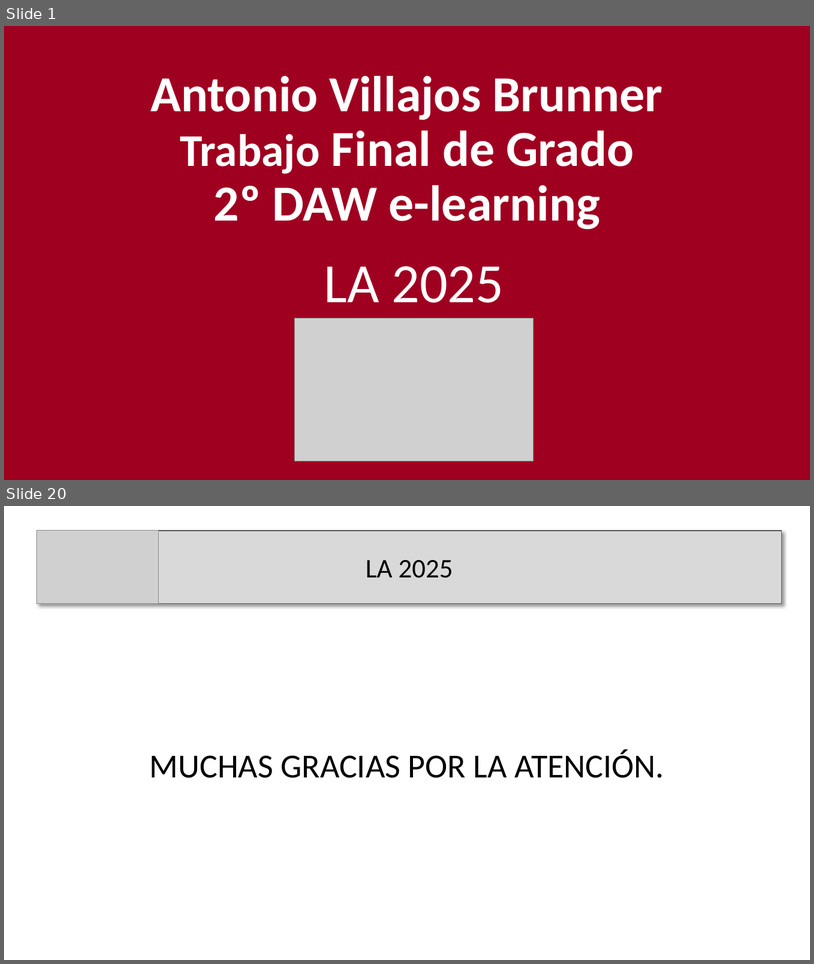
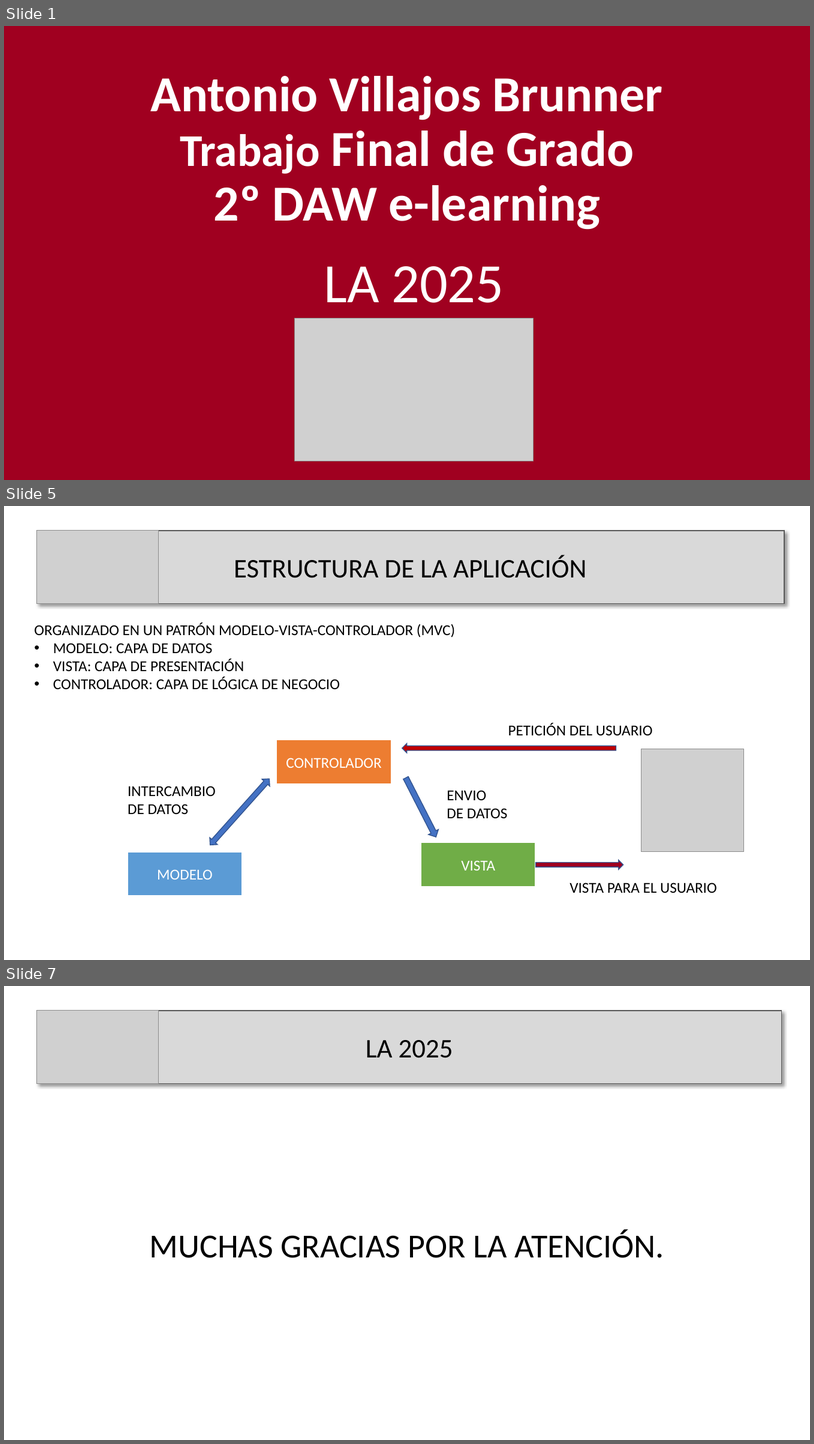
Before and after one commit to anvil555/La2025, a slide deck: Documentacion/Presentacion.pptx. Shown one above the other, each under a label of ours: slides 1 and 20 before the commit, slides 1, 5 and 7 after it; the slides between them are not shown. The pictures are 814x964 and 814x1444 pixels, drawn with LibreOffice and Linux fonts; fonts in the diff are those of the drawing; grey boxes stand for pictures. Boxes give left, top, right and bottom in pixels: in the first picture for what was removed or moved away, otherwise in the second. Text is boxed around its words. In the diff, an @@ line names an element or a change of style, - is before the commit and + after.

```diff
--- a/Documentacion/Presentacion.pptx
+++ b/Documentacion/Presentacion.pptx
@@ slide 5 added at (4, 506, 810, 960), background #FFFFFF @@
@@ rectangle added at (36, 531, 785, 604), fill #D9D9D9, outline #595959 1 pt, 32 pt, text #000000 @@
+ESTRUCTURA DE LA APLICACIÓN
@@ picture added at (36, 531, 158, 604) @@
@@ text added at (34, 622, 455, 689), 18 pt, text #000000 @@
+ORGANIZADO EN UN PATRÓN MODELO-VISTA-CONTROLADOR (MVC)
+• MODELO: CAPA DE DATOS
+• VISTA: CAPA DE PRESENTACIÓN
+• CONTROLADOR: CAPA DE LÓGICA DE NEGOCIO
@@ rectangle added at (277, 739, 392, 784), fill #ED7D31, outline #FFFFFF 1.5 pt, 18 pt, text #FFFFFF @@
+CONTROLADOR
@@ text added at (509, 723, 653, 736), 18 pt, text #000000 @@
+PETICIÓN DEL USUARIO
@@ right arrow added at (402, 743, 617, 752), fill #C00000, outline #325491 1 pt @@
@@ picture added at (642, 748, 744, 852) @@
@@ left right arrow added at (207, 775, 274, 849), fill #4472C4, outline #325491 1 pt @@
@@ right arrow added at (401, 775, 441, 840), fill #4472C4, outline #325491 1 pt @@
@@ text added at (128, 786, 216, 814), 18 pt, text #000000 @@
+INTERCAMBIO
+DE DATOS
@@ text added at (447, 790, 508, 818), 18 pt, text #000000 @@
+ENVIO
+DE DATOS
@@ rectangle added at (422, 843, 536, 886), fill #70AD47, outline #FFFFFF 1.5 pt, 18 pt, text #FFFFFF @@
+VISTA
@@ rectangle added at (128, 852, 242, 895), fill #5B9BD5, outline #FFFFFF 1.5 pt, 18 pt, text #FFFFFF @@
+MODELO
@@ right arrow added at (536, 860, 624, 869), fill #A00020, outline #325491 1 pt @@
@@ text added at (570, 882, 717, 892), 18 pt, text #000000 @@
+VISTA PARA EL USUARIO
@@ what was slide 20 is now slide 7 @@
```
Also in this commit, not shown: 2 slides changed, 2 other slides added, 16 slides removed, 9 other files.
